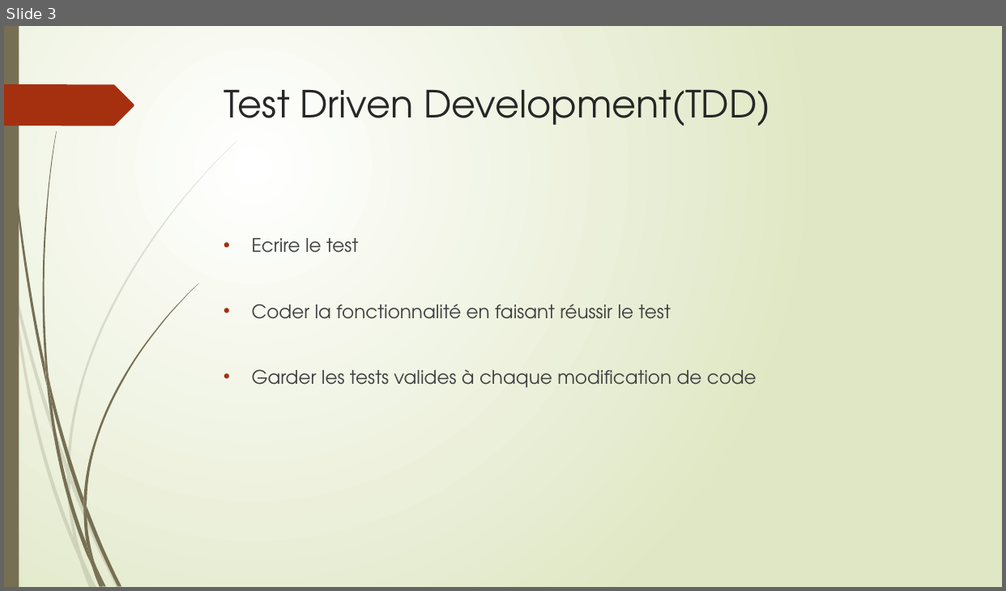
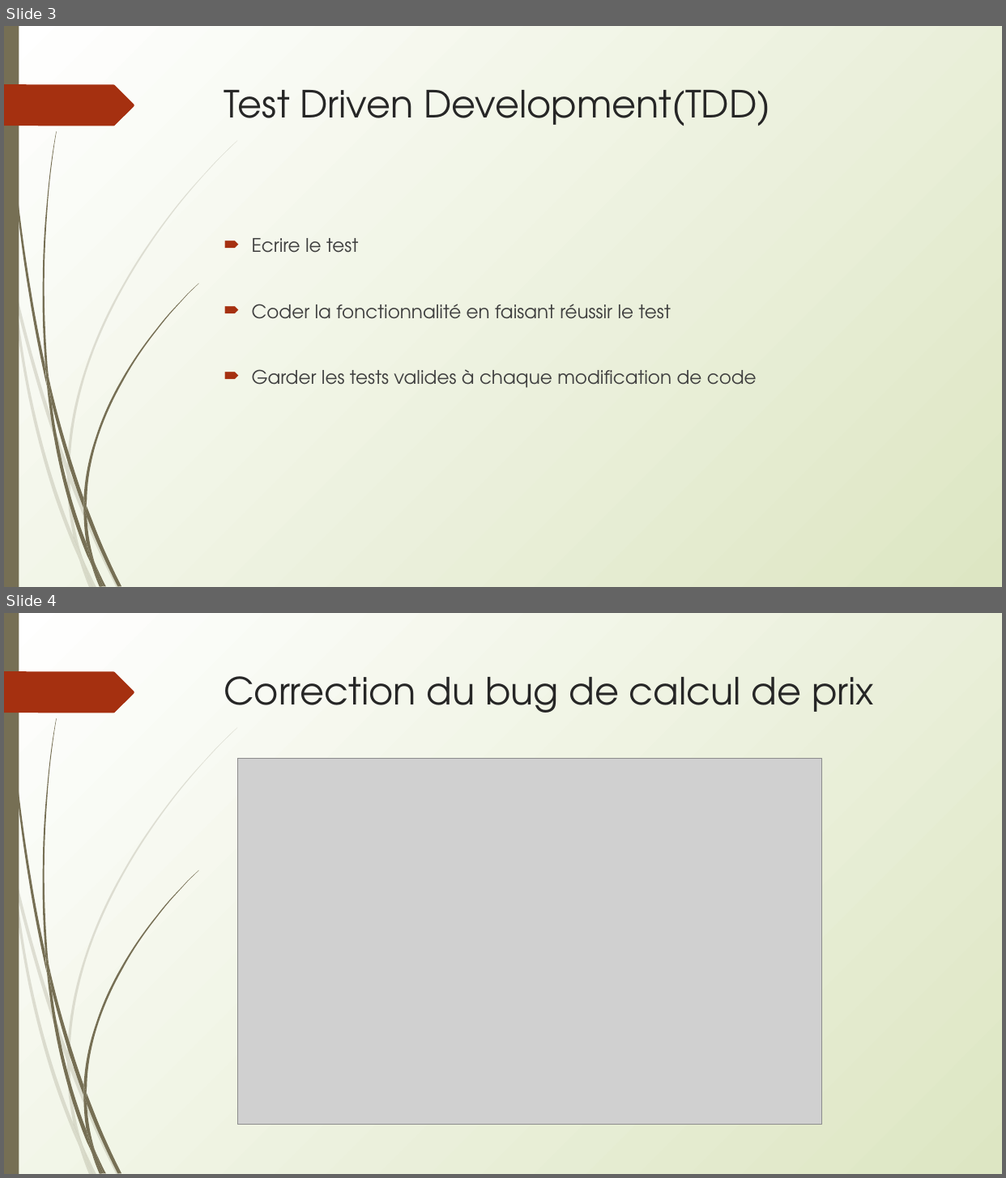
Before and after one commit to GuillBuj/bujon-guillaume-tester-java, a slide deck: screenshots/Presentation.pptx. Shown one above the other, each under a label of ours: slide 3 before the commit, slides 3 and 4 after it. The pictures are 1006x591 and 1006x1178 pixels, drawn with LibreOffice and Linux fonts; fonts in the diff are those of the drawing; grey boxes stand for pictures. Boxes give left, top, right and bottom in pixels: in the first picture for what was removed or moved away, otherwise in the second. Text is boxed around its words. In the diff, an @@ line names an element or a change of style, - is before the commit and + after.

Commit message:
ppt

```diff
--- a/screenshots/Presentation.pptx
+++ b/screenshots/Presentation.pptx
@@ slide 4 added at bbox=[4, 613, 1002, 1174], background gradient #FFFFFF to #DDE6C3; not listed: 24 template elements that a slide beside it also shows @@
@@ title added at bbox=[224, 676, 874, 713], 36 pt, text #262626 @@
+Correction du bug de calcul de prix
@@ picture added at bbox=[237, 758, 822, 1125] @@
@@ slide 3 changed as well @@
@@ background gradient #FFFFFF to #DFE8C4 to gradient #FFFFFF to #DDE6C3 @@
@@ freeform shape at bbox=[4, 84, 134, 126]: rotation 0 to 180 degrees @@
@@ text "Ecrire le test" at bbox=[252, 238, 756, 388]: text colour #404040 to #3F3F3F; bullet • to 🠶; less space between paragraphs @@
```
Also in this commit, not shown: 13 other slides changed.
